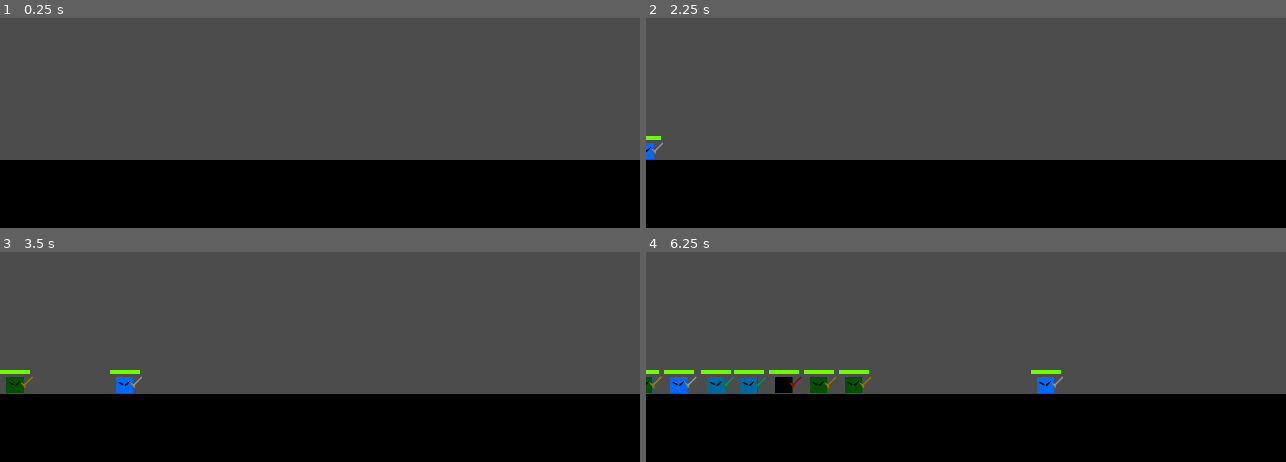
Above: before the commit, frames 1-4 (two rows, left to right).
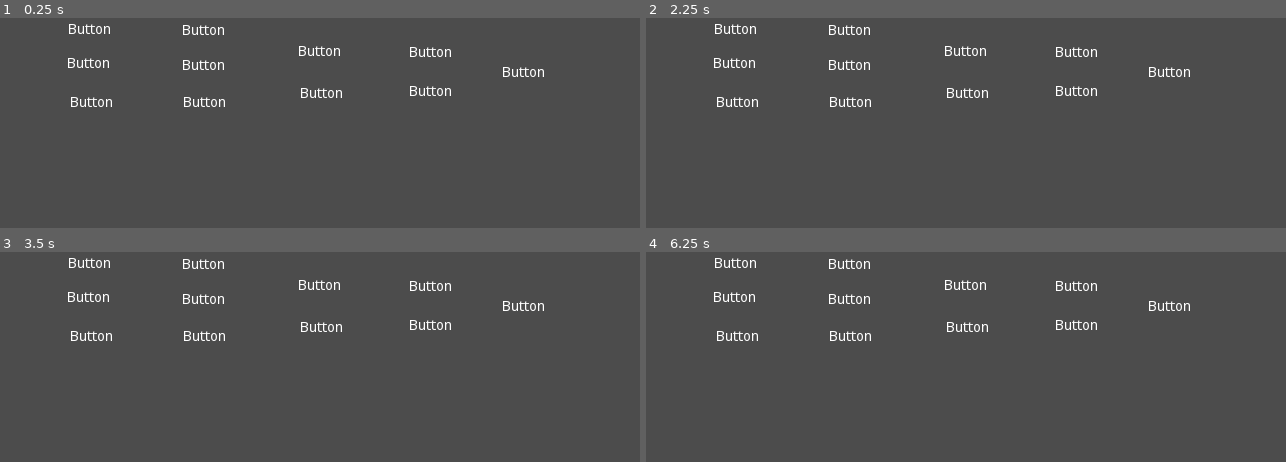
Above: after the commit, the same moments.

Repository: Boyquotes/mtx-project
Game: Godot game, scene res://src/scenes/UnitSelectScreen.tscn
The game is run twice, just before and just after one commit, with the same random seed, the same clock (stepped at 60 frames per second) and the same inputs. Before the commit the project starts from res://src/scenes/BattleScene.tscn. The engine's default icon, where the game draws it, is replaced by a stand-in: a white triangle on a blue panel in a dark square.
Inputs (mouse positions are in pixels of both pictures, inside the frame that each line leads up to):
- Up to frame 1 (0.25 s): no input
- Up to frame 2 (2.25 s): tap Enter at 0.5, 2 s; move the mouse to (1106, 30) at 0.52 s; tap 1 (spawn_1) at 0.6 s; tap 2 (spawn_2) at 0.8, 1.35 s; tap Space at 1.25 s; move the mouse to (838, 66) at 1.27 s; tap 3 (spawn_3) at 1.55, 2.1 s; move the mouse to (outside the picture) at 2.02 s
- Up to frame 3 (3.5 s): tap 4 (spawn_4) at 2.3, 2.85 s; move the mouse to (288, 354) at 2.77 s; tap 1 (spawn_1) at 3.05 s
- Up to frame 4 (6.25 s): move the mouse to (1158, 336) at 3.52 s; tap 1 (spawn_1) at 3.6, 6.05 s; tap 2 (spawn_2) at 3.8, 4.35 s; move the mouse to (outside the picture) at 4.27 s; tap 3 (spawn_3) at 4.55, 5.1 s; move the mouse to (998, 281) at 5.02 s; tap 4 (spawn_4) at 5.3, 5.85 s; move the mouse to (outside the picture) at 5.77 s

The runs differ from the first frame. In frame 1, 34% of the frame differs, in the area x 0-100%, y 2-100%; in frame 2, 34%; in frame 3, 35%; in frame 4, 36%.

Commit message:
selecting units, 10 different types of units

Diff:
--- a/project.godot
+++ b/project.godot
@@ -11,7 +11,7 @@
 [application]
 
 config/name="Age of Gacha"
-run/main_scene="res://src/scenes/BattleScene.tscn"
+run/main_scene="res://src/scenes/UnitSelectScreen.tscn"
 config/icon="res://icon.png"
 
 [autoload]
--- a/src/objects/bases/AllyBase.gd
+++ b/src/objects/bases/AllyBase.gd
@@ -1,14 +1,14 @@
 extends "res://src/objects/bases/Base.gd"
+
+var _units: Array
 
 func _ready():
 	_type = side.ALLY
 
 func _process(delta):
 	if Input.is_action_just_pressed("spawn_1"):
-		_spawn_unit(UnitTypes.MELEE_UNIT);
+		_spawn_unit(UnitTypes.selected_units[0]);
 	elif Input.is_action_just_pressed("spawn_2"):
-		_spawn_unit(UnitTypes.TANKY_UNIT);
+		_spawn_unit(UnitTypes.selected_units[1]);
 	elif Input.is_action_just_pressed("spawn_3"):
-		_spawn_unit(UnitTypes.HEAVY_UNIT);
-	elif Input.is_action_just_pressed("spawn_4"):
-		_spawn_unit(UnitTypes.FAST_UNIT);
+		_spawn_unit(UnitTypes.selected_units[2]);
--- a/src/objects/bases/Base.gd
+++ b/src/objects/bases/Base.gd
@@ -9,7 +9,11 @@
 
 func _spawn_unit(unit: PackedScene):
 	var new_unit : UnitTypes.UNIT_TYPE = unit.instance()
-	new_unit.set_ally_or_enemy(_type == side.ALLY)
+	if _type == side.ALLY:
+		print(new_unit)
+		new_unit.make_unit_ally()
+	else:
+		new_unit.make_unit_enemy()
 	get_parent().get_node("Units").add_child(new_unit)
 	new_unit.global_position = $Spawnpoint.global_position
 
--- a/src/objects/units/HeavyHitter.gd
+++ /dev/null
@@ -1 +0,0 @@
-extends "res://src/objects/units/MeleeSoldier.gd"
--- a/src/objects/units/HeavyHitter.tscn
+++ /dev/null
@@ -1,12 +0,0 @@
-[gd_scene load_steps=3 format=2]
-
-[ext_resource path="res://src/objects/units/MeleeSoldier.tscn" type="PackedScene" id=1]
-[ext_resource path="res://src/objects/units/HeavyHitter.gd" type="Script" id=2]
-
-[node name="HeavyHitter" instance=ExtResource( 1 )]
-script = ExtResource( 2 )
-attack_cooldown = 2.0
-attack_damage = 5
-
-[node name="AnimatedSprite" parent="." index="5"]
-modulate = Color( 1, 0.0196078, 0.0196078, 1 )
--- a/src/objects/units/Unit.gd
+++ b/src/objects/units/Unit.gd
@@ -8,24 +8,34 @@
 onready var _initial_hp_bar_size = $ColorRect.rect_size.x
 
 var _is_attacking = false
-var _current_health_points = max_health_points
+var _current_health_points
 
+# INITIALIZING
 func _ready():
 	$AttackCooldown.one_shot = true
+	_current_health_points = max_health_points
 
+# MOVEMENT
+func _physics_process(delta):
+	if _is_attacking: return
+	if _can_attack():
+		_start_attack()
+	elif not $CheckForAlliesInFront.get_collider() is UnitTypes.UNIT_TYPE:
+		move_and_slide(Vector2(move_speed, 0))
 
-func set_ally_or_enemy(is_ally: bool):
-	if is_ally:
-		set_collision_layer_bit(2, true)
-		$CheckEnemies.set_collision_mask_bit(3, true)
-		$CheckForAlliesInFront.set_collision_mask_bit(2, true)
-	else:
-		set_collision_layer_bit(3, true)
-		$CheckEnemies.set_collision_mask_bit(2, true)
-		$CheckForAlliesInFront.set_collision_mask_bit(3, true)
-		$ColorRect.color = Color.red
-		move_speed *= -1
-		scale.x *= -1
+# COMBAT
+func _deal_damage():
+	if _can_attack():
+		_find_closest_target().take_damage(attack_damage)
+
+func _on_AttackCooldown_timeout():
+	_is_attacking = false
+
+func take_damage(damage):
+	_current_health_points -= damage
+	$ColorRect.rect_size = Vector2(_current_health_points * (_initial_hp_bar_size/max_health_points), $ColorRect.rect_size.y)
+	if _current_health_points <= 0:
+		queue_free()
 
 func _start_attack():
 	_is_attacking = true
@@ -35,25 +45,47 @@
 func _attack():
 	pass
 
-func _physics_process(delta):
-	if _is_attacking: return
+# UTILITY
+func _can_attack():
+	return $CheckEnemies.get_overlapping_bodies().size() != 0
 
-	if $CheckEnemies.get_overlapping_bodies().size() != 0:
-		_start_attack()
-	elif not $CheckForAlliesInFront.get_collider() is UnitTypes.UNIT_TYPE:
-		move_and_slide(Vector2(move_speed, 0))
+func _find_closest_target():
+	var target
+	var min_distance = 100000
+	for unit in $CheckEnemies.get_overlapping_bodies():
+		var distance = unit.global_position.x - global_position.x
+		if distance < min_distance:
+			target = unit
+	return target
 
-func _deal_damage():
-	var targets = $CheckEnemies.get_overlapping_bodies()
-	if targets.size() > 0:
-		targets[0].take_damage(attack_damage)
+# UNIT SIDES
+func make_unit_ally():
+	set_collision_layer_bit(2, true)
+	set_collision_layer_bit(3, false)
+	$CheckEnemies.set_collision_mask_bit(3, true)
+	$CheckEnemies.set_collision_mask_bit(2, false)
+	$CheckForAlliesInFront.set_collision_mask_bit(2, true)
+	$CheckForAlliesInFront.set_collision_mask_bit(3, false)
+	$ColorRect.color = Color.green
+	move_speed = abs(move_speed)
+	scale.x = abs(scale.x)
 
-func _on_AttackCooldown_timeout():
-	_is_attacking = false
 
-func take_damage(damage):
-	print(damage)
-	_current_health_points -= damage
-	$ColorRect.rect_size = Vector2(_current_health_points * (_initial_hp_bar_size/max_health_points), $ColorRect.rect_size.y)
-	if _current_health_points <= 0:
-		queue_free()
+func make_unit_enemy():
+	set_collision_layer_bit(3, true)
+	set_collision_layer_bit(2, false)
+	$CheckEnemies.set_collision_mask_bit(2, true)
+	$CheckEnemies.set_collision_mask_bit(3, false)
+	$CheckForAlliesInFront.set_collision_mask_bit(3, true)
+	$CheckForAlliesInFront.set_collision_mask_bit(2, false)
+	$ColorRect.color = Color.red
+	move_speed = abs(move_speed) * -1
+	scale.x = abs(scale.x) * -1
+
+
+func switch_sides():
+	if move_speed >= 0:
+		make_unit_enemy()
+	else:
+		make_unit_ally()
+	scale.x *= -1
--- a/src/objects/units/Unit.tscn
+++ b/src/objects/units/Unit.tscn
@@ -8,8 +8,10 @@
 script = ExtResource( 1 )
 
 [node name="CollisionShape2D" type="CollisionShape2D" parent="."]
+visible = false
 
 [node name="CheckEnemies" type="Area2D" parent="."]
+visible = false
 collision_layer = 0
 collision_mask = 0
 
--- a/src/objects/units/MeleeSoldier.tscn
+++ b/src/objects/units/melee_units/BasicMeleeUnit.tscn
@@ -2,7 +2,7 @@
 
 [ext_resource path="res://src/objects/units/Unit.tscn" type="PackedScene" id=1]
 [ext_resource path="res://src/objects/units/assets/MeleeSoldier.tres" type="SpriteFrames" id=2]
-[ext_resource path="res://src/objects/units/MeleeSoldier.gd" type="Script" id=3]
+[ext_resource path="res://src/objects/units/melee_units/BasicMeleeUnit.gd" type="Script" id=3]
 
 [sub_resource type="RectangleShape2D" id=1]
 extents = Vector2( 16.5, 16 )
@@ -10,10 +10,9 @@
 [sub_resource type="CircleShape2D" id=2]
 radius = 46.0
 
-[node name="MeleeSoldier" instance=ExtResource( 1 )]
+[node name="BasicMeleeUnit" instance=ExtResource( 1 )]
 scale = Vector2( 0.5, 0.5 )
 script = ExtResource( 3 )
-attack_damage = 2
 
 [node name="CollisionShape2D" parent="." index="0"]
 position = Vector2( 0, -16 )
--- a/src/objects/units/FastBoi.tscn
+++ b/src/objects/units/melee_units/FastBoi.tscn
@@ -1,6 +1,6 @@
 [gd_scene load_steps=2 format=2]
 
-[ext_resource path="res://src/objects/units/MeleeSoldier.tscn" type="PackedScene" id=1]
+[ext_resource path="res://src/objects/units/melee_units/BasicMeleeUnit.tscn" type="PackedScene" id=1]
 
 [node name="FastBoi" instance=ExtResource( 1 )]
 move_speed = 150
--- /dev/null
+++ b/src/objects/units/melee_units/HeavyHitter.gd
@@ -0,0 +1 @@
+extends "res://src/objects/units/melee_units/BasicMeleeUnit.gd"
--- /dev/null
+++ b/src/objects/units/melee_units/HeavyHitter.tscn
@@ -0,0 +1,18 @@
+[gd_scene load_steps=3 format=2]
+
+[ext_resource path="res://src/objects/units/melee_units/BasicMeleeUnit.tscn" type="PackedScene" id=1]
+[ext_resource path="res://src/objects/units/melee_units/HeavyHitter.gd" type="Script" id=2]
+
+[node name="HeavyHitter" instance=ExtResource( 1 )]
+script = ExtResource( 2 )
+attack_cooldown = 2.0
+attack_damage = 5
+
+[node name="CollisionShape2D" parent="." index="0"]
+visible = true
+
+[node name="CheckEnemies" parent="." index="1"]
+visible = true
+
+[node name="AnimatedSprite" parent="." index="5"]
+modulate = Color( 1, 0.0196078, 0.0196078, 1 )
--- /dev/null
+++ b/src/objects/units/melee_units/SeduceUnit.gd
@@ -0,0 +1,15 @@
+extends "res://src/objects/units/melee_units/BasicMeleeUnit.gd"
+
+var _has_seduced = false
+
+func _seduce():
+	if _can_attack():
+		_find_closest_target().switch_sides()
+		_has_seduced = true
+
+func _attack():
+	if not _has_seduced:
+		_seduce()
+	else:
+		$AnimatedSprite.play("attack")
+		_deal_damage()
--- /dev/null
+++ b/src/objects/units/melee_units/SeduceUnit.tscn
@@ -0,0 +1,10 @@
+[gd_scene load_steps=3 format=2]
+
+[ext_resource path="res://src/objects/units/melee_units/BasicMeleeUnit.tscn" type="PackedScene" id=1]
+[ext_resource path="res://src/objects/units/melee_units/SeduceUnit.gd" type="Script" id=3]
+
+[node name="SeduceUnit" instance=ExtResource( 1 )]
+script = ExtResource( 3 )
+
+[node name="CollisionShape2D" parent="." index="0"]
+visible = true
--- a/src/objects/units/TankySoldier.tscn
+++ b/src/objects/units/melee_units/TankySoldier.tscn
@@ -1,12 +1,14 @@
 [gd_scene load_steps=2 format=2]
 
-[ext_resource path="res://src/objects/units/MeleeSoldier.tscn" type="PackedScene" id=1]
+[ext_resource path="res://src/objects/units/melee_units/BasicMeleeUnit.tscn" type="PackedScene" id=1]
 
 [node name="TankySoldier" instance=ExtResource( 1 )]
 move_speed = 70
 attack_cooldown = 2
-attack_damage = 1
 max_health_points = 20
+
+[node name="CollisionShape2D" parent="." index="0"]
+visible = true
 
 [node name="AnimatedSprite" parent="." index="5"]
 modulate = Color( 1, 0.772549, 0, 1 )
--- /dev/null
+++ b/src/objects/units/ranged_units/BasicRangedUnit.gd
@@ -0,0 +1,10 @@
+extends "res://src/objects/units/Unit.gd"
+
+func _attack():
+	$AnimatedSprite.play("attack")
+	_deal_damage()
+
+
+func _on_AnimatedSprite_animation_finished():
+	if $AnimatedSprite.animation == "attack":
+		$AnimatedSprite.play("idle")
--- /dev/null
+++ b/src/objects/units/ranged_units/BasicRangedUnit.tscn
@@ -0,0 +1,61 @@
+[gd_scene load_steps=9 format=2]
+
+[ext_resource path="res://src/objects/units/Unit.tscn" type="PackedScene" id=1]
+[ext_resource path="res://src/objects/units/assets/BlueCube.png" type="Texture" id=2]
+[ext_resource path="res://src/objects/units/ranged_units/BasicRangedUnit.gd" type="Script" id=3]
+
+[sub_resource type="RectangleShape2D" id=4]
+extents = Vector2( 17, 15 )
+
+[sub_resource type="RectangleShape2D" id=5]
+extents = Vector2( 99, 16 )
+
+[sub_resource type="AtlasTexture" id=1]
+flags = 4
+atlas = ExtResource( 2 )
+region = Rect2( 0, 0, 64, 64 )
+
+[sub_resource type="AtlasTexture" id=2]
+flags = 4
+atlas = ExtResource( 2 )
+region = Rect2( 0, 64, 64, 64 )
+
+[sub_resource type="SpriteFrames" id=3]
+animations = [ {
+"frames": [ SubResource( 1 ) ],
+"loop": false,
+"name": "attack",
+"speed": 5.0
+}, {
+"frames": [ SubResource( 2 ) ],
+"loop": true,
+"name": "idle",
+"speed": 5.0
+} ]
+
+[node name="BasicRangedUnit" instance=ExtResource( 1 )]
+scale = Vector2( 0.5, 0.5 )
+script = ExtResource( 3 )
+attack_cooldown = 0.5
+max_health_points = 5
+
+[node name="CollisionShape2D" parent="." index="0"]
+position = Vector2( -2, -16 )
+shape = SubResource( 4 )
+
+[node name="CollisionShape2D" parent="CheckEnemies" index="0"]
+position = Vector2( 99, -16 )
+shape = SubResource( 5 )
+
+[node name="CheckForAlliesInFront" parent="." index="2"]
+position = Vector2( 22, -16 )
+cast_to = Vector2( 31, 0 )
+
+[node name="ColorRect" parent="." index="4"]
+margin_top = -44.0
+margin_bottom = -36.0
+
+[node name="AnimatedSprite" parent="." index="5"]
+position = Vector2( 13, -32 )
+frames = SubResource( 3 )
+animation = "attack"
--- /dev/null
+++ b/src/objects/units/ranged_units/HeavyRangedUnit.tscn
@@ -0,0 +1,19 @@
+[gd_scene load_steps=3 format=2]
+
+[ext_resource path="res://src/objects/units/ranged_units/BasicRangedUnit.tscn" type="PackedScene" id=1]
+
+[sub_resource type="RectangleShape2D" id=1]
+extents = Vector2( 147, 16 )
+
+[node name="HeavyRangedUnit" instance=ExtResource( 1 )]
+move_speed = 50
+attack_cooldown = 3.0
+attack_damage = 15
+max_health_points = 20
+
+[node name="CollisionShape2D" parent="CheckEnemies" index="0"]
+position = Vector2( 155, -16 )
+shape = SubResource( 1 )
+
+[node name="AnimatedSprite" parent="." index="5"]
+modulate = Color( 0.529412, 0.364706, 0.0156863, 1 )
--- a/src/scenes/BattleScene.tscn
+++ b/src/scenes/BattleScene.tscn
@@ -5,7 +5,7 @@
 [ext_resource path="res://src/scenes/Camera2D.gd" type="Script" id=3]
 [ext_resource path="res://src/objects/bases/EnemyBase.tscn" type="PackedScene" id=4]
 
-[node name="GameScreen" type="Node2D"]
+[node name="BattleScene" type="Node2D"]
 
 [node name="Ground" parent="." instance=ExtResource( 1 )]
 position = Vector2( 35, 194 )
--- /dev/null
+++ b/src/scenes/UnitSelectScreen.tscn
@@ -0,0 +1,65 @@
+[gd_scene load_steps=3 format=2]
+
+[ext_resource path="res://src/user_interface/UnitSelectButton.tscn" type="PackedScene" id=1]
+[ext_resource path="res://src/user_interface/UnitSelectingManager.gd" type="Script" id=2]
+
+[node name="UnitSelectScreen" type="Node2D"]
+
+[node name="Camera2D" type="Camera2D" parent="."]
+current = true
+
+[node name="UnitSelectingManager" type="Node2D" parent="."]
+position = Vector2( -153, -2 )
+script = ExtResource( 2 )
+
+[node name="UnitSelectButton" parent="UnitSelectingManager" instance=ExtResource( 1 )]
+position = Vector2( -99, -23 )
+
+[node name="UnitSelectButton5" parent="UnitSelectingManager" instance=ExtResource( 1 )]
+position = Vector2( -100, 11 )
+unit_type = 1
+
+[node name="UnitSelectButton6" parent="UnitSelectingManager" instance=ExtResource( 1 )]
+position = Vector2( -97, 50 )
+unit_type = 2
+
+[node name="UnitSelectButton2" parent="UnitSelectingManager" instance=ExtResource( 1 )]
+position = Vector2( 15, -22 )
+unit_type = 3
+
+[node name="UnitSelectButton8" parent="UnitSelectingManager" instance=ExtResource( 1 )]
+position = Vector2( 16, 50 )
+unit_type = 4
+
+[node name="UnitSelectButton7" parent="UnitSelectingManager" instance=ExtResource( 1 )]
+position = Vector2( 15, 13 )
+unit_type = 4
+
+[node name="UnitSelectButton3" parent="UnitSelectingManager" instance=ExtResource( 1 )]
+position = Vector2( 242, 0 )
+unit_type = 7
+
+[node name="UnitSelectButton10" parent="UnitSelectingManager" instance=ExtResource( 1 )]
+position = Vector2( 242, 39 )
+unit_type = 2
+
+[node name="UnitSelectButton11" parent="UnitSelectingManager" instance=ExtResource( 1 )]
+position = Vector2( 335, 20 )
+unit_type = 8
+
+[node name="UnitSelectButton4" parent="UnitSelectingManager" instance=ExtResource( 1 )]
+position = Vector2( 131, -1 )
+unit_type = 5
+
+[node name="UnitSelectButton9" parent="UnitSelectingManager" instance=ExtResource( 1 )]
+position = Vector2( 133, 41 )
+unit_type = 6
+
+[node name="PlayButton" type="Button" parent="UnitSelectingManager"]
+margin_left = 242.0
+margin_top = 117.0
+margin_right = 319.0
+margin_bottom = 137.0
+text = "Play"
+
+[connection signal="pressed" from="UnitSelectingManager/PlayButton" to="UnitSelectingManager" method="_on_PlayButton_pressed"]
--- /dev/null
+++ b/src/user_interface/UnitSelectButton.gd
@@ -0,0 +1,27 @@
+extends Node2D
+
+const MANAGER = preload("res://src/user_interface/UnitSelectingManager.gd")
+
+var _selected = false
+var _manager: MANAGER
+
+export(MANAGER.unit_names) var unit_type = 0
+
+func _ready():
+	$ColorRect.visible = _selected
+	assert(get_parent() is MANAGER)
+	_manager = get_parent()
+	$Label.text = "Button"
+
+func _on_Button_pressed():
+	if not _selected:
+		if _manager.select_unit(unit_type):
+			_selected = true
+	else:
+		_manager.unselect_unit(unit_type)
+		_selected = false
+
+	$ColorRect.visible = _selected
+
+func is_selected():
+	return _selected
--- /dev/null
+++ b/src/user_interface/UnitSelectButton.tscn
@@ -0,0 +1,27 @@
+[gd_scene load_steps=2 format=2]
+
+[ext_resource path="res://src/user_interface/UnitSelectButton.gd" type="Script" id=1]
+
+[node name="UnitSelectButton" type="Node2D"]
+script = ExtResource( 1 )
+
+[node name="ColorRect" type="ColorRect" parent="."]
+modulate = Color( 0.262745, 0.0823529, 1, 1 )
+margin_top = -2.0
+margin_right = 69.0
+margin_bottom = 15.0
+
+[node name="Label" type="Label" parent="."]
+margin_right = 40.0
+margin_bottom = 14.0
+text = "
+"
+
+[node name="Button" type="Button" parent="."]
+modulate = Color( 0.65098, 0.65098, 0.65098, 0 )
+margin_left = -2.0
+margin_top = -2.0
+margin_right = 70.0
+margin_bottom = 18.0
+
+[connection signal="pressed" from="Button" to="." method="_on_Button_pressed"]
--- /dev/null
+++ b/src/user_interface/UnitSelectingManager.gd
@@ -0,0 +1,44 @@
+extends Node2D
+
+enum unit_names {PLAIN_BAGEL, NEW_YORK_BAGEL, POPPY_SEED_BAGEL, CYMBAGEL, BAGELATINE, GRENADEL, BAEGEL, TREBUCHAGEL, BLANK, EVERYTHING_BAGEL}
+
+var name_to_unit_dict = {
+	unit_names.PLAIN_BAGEL: UnitTypes.MELEE_UNIT,
+	unit_names.NEW_YORK_BAGEL: UnitTypes.TANKY_UNIT,
+	unit_names.POPPY_SEED_BAGEL: UnitTypes.BASIC_RANGED_UNIT,
+	unit_names.CYMBAGEL: UnitTypes.HEAVY_UNIT,
+	unit_names.BAGELATINE: UnitTypes.FAST_UNIT,
+	unit_names.GRENADEL: UnitTypes.MELEE_UNIT,
+	unit_names.BAEGEL: UnitTypes.SEDUCE_UNIT,
+	unit_names.TREBUCHAGEL: UnitTypes.HEAVY_RANGED_UNIT,
+	unit_names.BLANK: UnitTypes.MELEE_UNIT,
+	unit_names.EVERYTHING_BAGEL: UnitTypes.MELEE_UNIT,
+}
+
+var _selected_units: Array
+
+func _ready():
+	$PlayButton.visible = false
+
+func select_unit(unit_name: int):
+	if _selected_units.size() == 3:
+		return false
+
+	_selected_units.append(unit_name)
+	$PlayButton.visible = _selected_units.size() == 3
+	return true
+
+func unselect_unit(unit_name: int):
+	for unit_type in _selected_units:
+		if unit_type == unit_name:
+			_selected_units.erase(unit_name)
+	$PlayButton.visible = _selected_units.size() == 3
+
+func _on_PlayButton_pressed():
+	var selected_units: Array
+
+	for unit_type in _selected_units:
+		selected_units.append(name_to_unit_dict[unit_type])
+
+	UnitTypes.selected_units = selected_units
+	get_tree().change_scene("res://src/scenes/BattleScene.tscn")
--- a/src/utility/UnitTypes.gd
+++ b/src/utility/UnitTypes.gd
@@ -2,7 +2,13 @@
 
 const UNIT_TYPE = preload("res://src/objects/units/Unit.gd")
 
-const MELEE_UNIT = preload("res://src/objects/units/MeleeSoldier.tscn")
-const TANKY_UNIT = preload("res://src/objects/units/TankySoldier.tscn")
-const HEAVY_UNIT = preload("res://src/objects/units/HeavyHitter.tscn")
-const FAST_UNIT = preload("res://src/objects/units/Fastboi.tscn")
+const MELEE_UNIT = preload("res://src/objects/units/melee_units/BasicMeleeUnit.tscn")
+const TANKY_UNIT = preload("res://src/objects/units/melee_units/TankySoldier.tscn")
+const HEAVY_UNIT = preload("res://src/objects/units/melee_units/HeavyHitter.tscn")
+const FAST_UNIT = preload("res://src/objects/units/melee_units/FastBoi.tscn")
+const SEDUCE_UNIT = preload("res://src/objects/units/melee_units/SeduceUnit.tscn")
+
+const BASIC_RANGED_UNIT = preload("res://src/objects/units/ranged_units/BasicRangedUnit.tscn")
+const HEAVY_RANGED_UNIT = preload("res://src/objects/units/ranged_units/HeavyRangedUnit.tscn")
+
+var selected_units: Array = [MELEE_UNIT, TANKY_UNIT, BASIC_RANGED_UNIT]
Renamed: src/objects/units/MeleeSoldier.gd -> src/objects/units/melee_units/BasicMeleeUnit.gd
